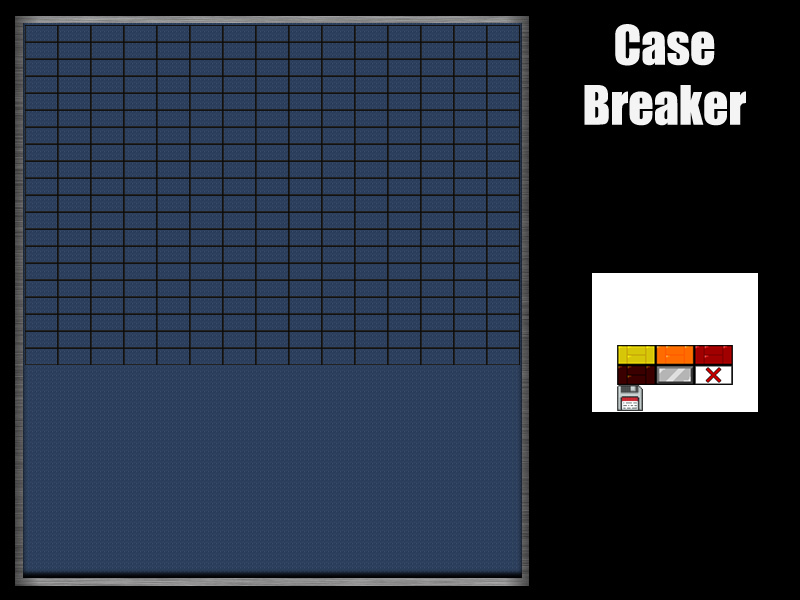
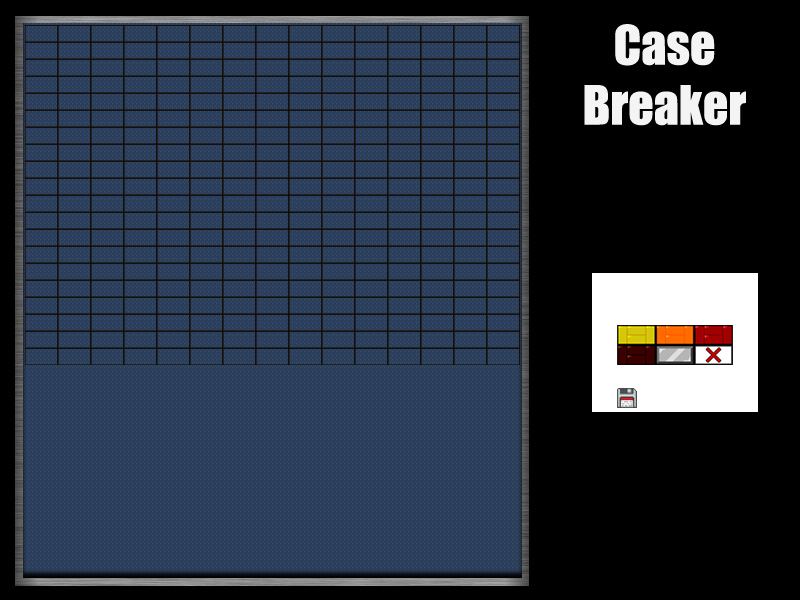
Layers edited between the first and the second 800 x 600 image:
painted on "Calque 3" over [617, 385, 643, 411]
painted on "BRICKEDITOR" over [617, 325, 733, 385]
